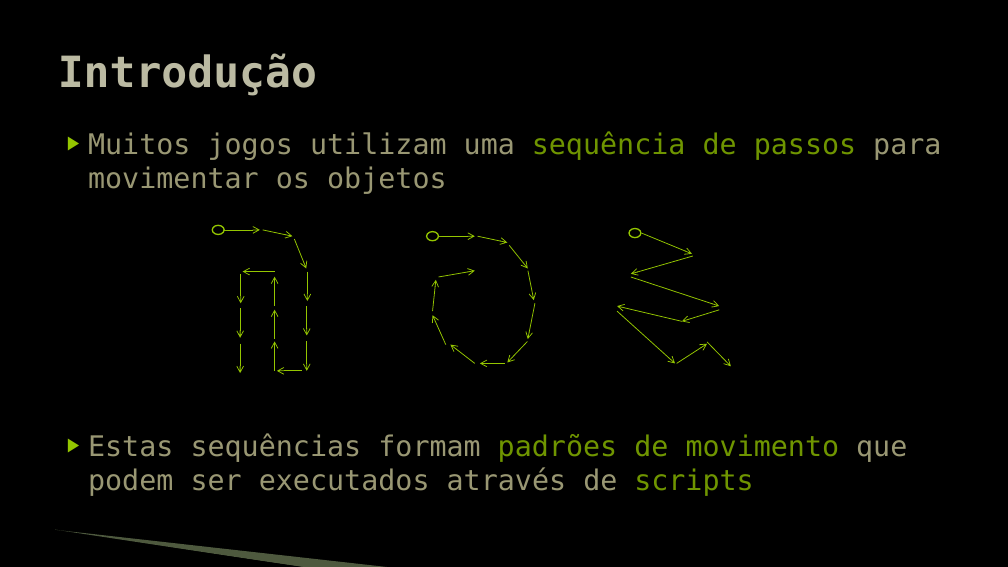
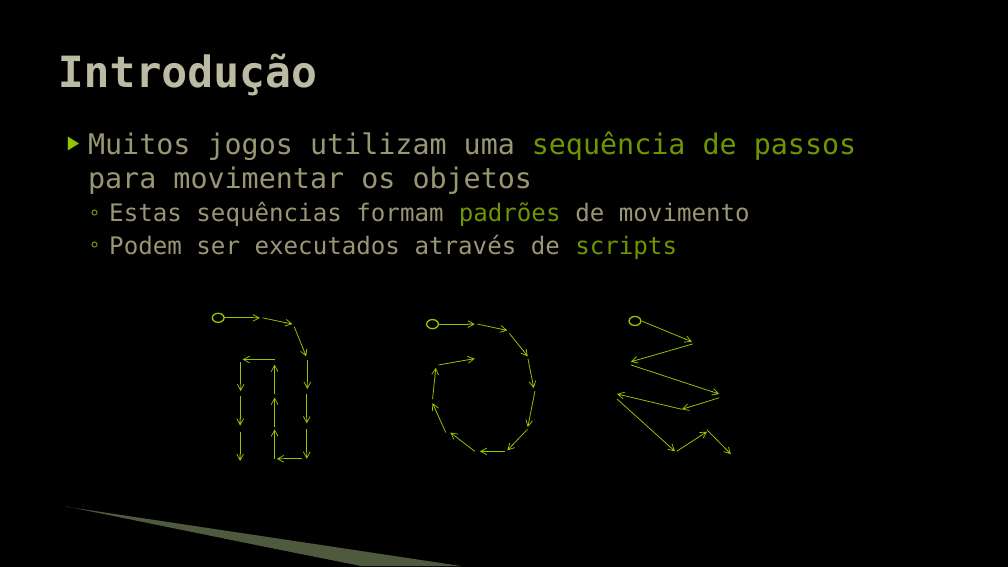
Before and after one commit to JudsonSS/Jogos, a slide deck: slide 2 of Slides/27. Padrões e Scripts.pptx. Drawn at 1008x567 pixels with LibreOffice and Linux fonts; fonts in the diff are those of the drawing; background and template pictures are left out. Boxes give left, top, right and bottom in pixels: in the first picture for what was removed or moved away, otherwise in the second. Text is boxed around its words. In the diff, an @@ line names an element or a change of style, - is before the commit and + after.

```diff
--- a/Slides/27. Padrões e Scripts.pptx
+++ b/Slides/27. Padrões e Scripts.pptx
@@ text at box(109, 201, 750, 259): text changed; size 27 to 23 pt @@
-▶ Estas sequências formam padrões de movimento que podem ser executados através de scripts
+  ◦ Estas sequências formam padrões de movimento
+  ◦ Podem ser executados através de scripts
@@ 7 arrows: place and size @@
-7 arrows at box(240, 246, 675, 364)
+7 arrows at box(240, 333, 675, 451)
@@ 26 arrows, 3 ellipses: place and size @@
-26 arrows, 3 ellipses at box(212, 225, 731, 374)
+26 arrows, 3 ellipses at box(212, 313, 731, 461)
@@ freeform shape: place and size @@
-freeform shape at box(54, 531, 306, 567)
+freeform shape at box(64, 508, 360, 566)
@@ freeform shape: place and size @@
-freeform shape at box(55, 530, 393, 567)
+freeform shape at box(66, 507, 463, 566)
```
Also in this commit, not shown: 7 other slides changed.
